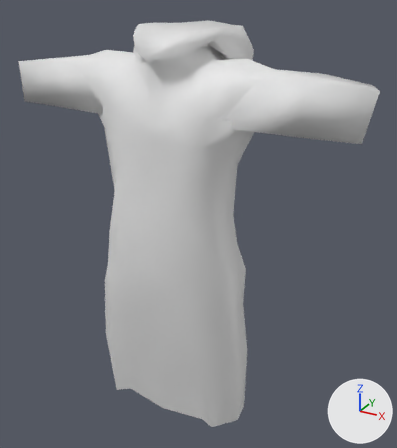
Before and after pictures for a commit that changed the FBX model Contents/mods/Authentic Z - Current/media/models_X/Skinned/CustomBodies/SkinnyBody_M/SkinnyBody01_M_PonchoDOWN.fbx.
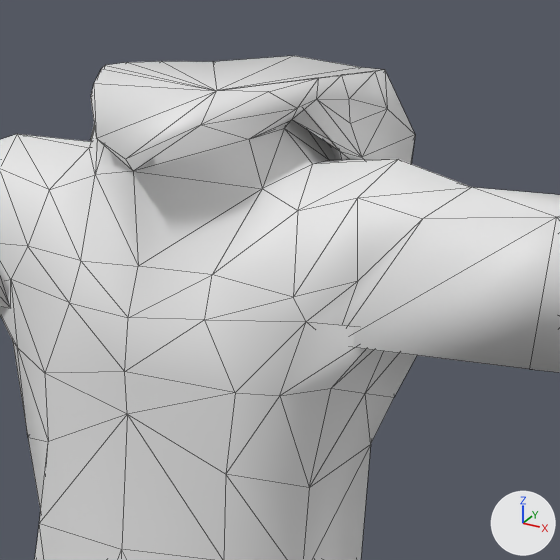
Each version appears first whole from a camera (50 mm lens) standing at (0.0037, -0.00569, 0.00882) and looking at (0.00017, 0.00073, 0.00561), and next in a close-up on the part from 25% to 78% of the width and 0% to 46% of the height. The axes (+X, +Y, +Z) are drawn at lower right. The lights are the same throughout. The close-ups show mesh edges as thin lines. Where no turn or scale is listed for an object, it has been applied to the vertices. Vertices at the same position are counted once.

The first close-up shows 'Bob_PonchoDOWN.001'.
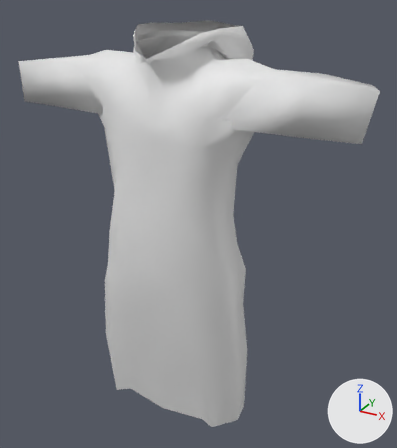
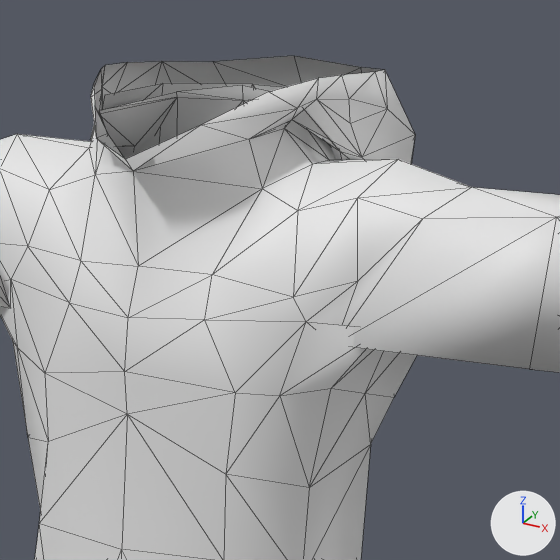
Changed parts and their boxes (x1, y1, x2, y2) in the close-ups (560 x 560 px):
part 1 of me_mesh_002, deleted
    before: (94, 56, 382, 159)

Patch to the scene script:
```diff
--- a/Contents/mods/Authentic Z - Current/media/models_X/Skinned/CustomBodies/SkinnyBody_M/SkinnyBody01_M_PonchoDOWN.fbx.py
+++ b/Contents/mods/Authentic Z - Current/media/models_X/Skinned/CustomBodies/SkinnyBody_M/SkinnyBody01_M_PonchoDOWN.fbx.py
@@ me_mesh_002 @@
 # used by ob_bob_ponchodown_001; location = (0.0, 0.0, 0.0)
-me_mesh_002.from_pydata(...)  # 257 vertices, 488 faces; spans x -0.00253..0.00256, y -0.00045..0.00157, z 0.00252..0.00835
+me_mesh_002.from_pydata(...)  # 256 vertices, 472 faces; spans x -0.00253..0.00256, y -0.00045..0.00157, z 0.00252..0.00835
+# me_mesh_002 part 1
+# 1 vertex is removed from x 0.0, y 0.00057, z 0.00823
+# 16 faces are deleted
 me_mesh_002.materials.append(mat_material_001)
```
